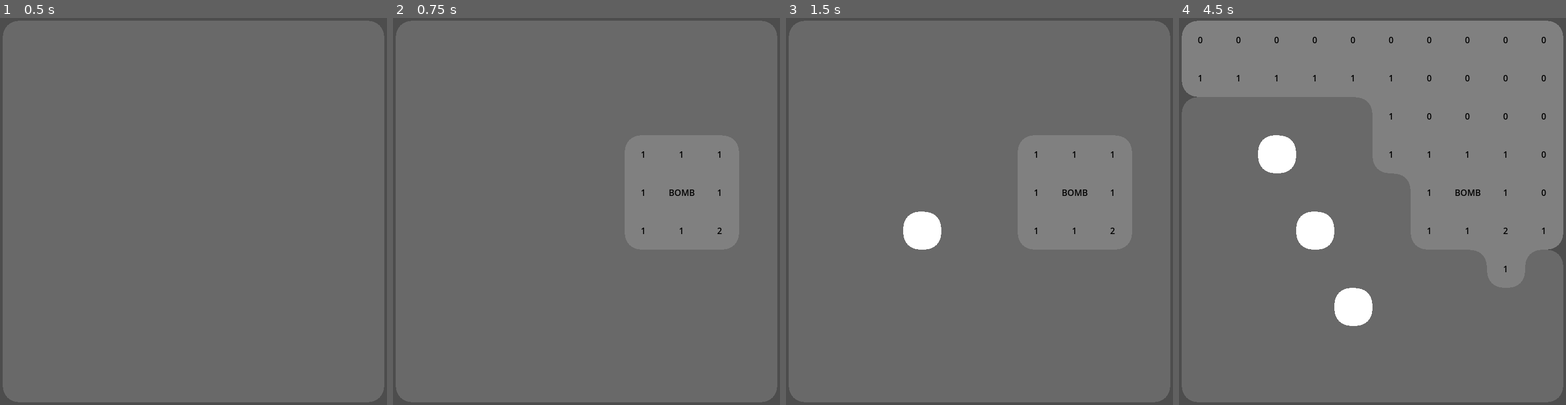
Above: before the commit, frames 1-4 (left to right).
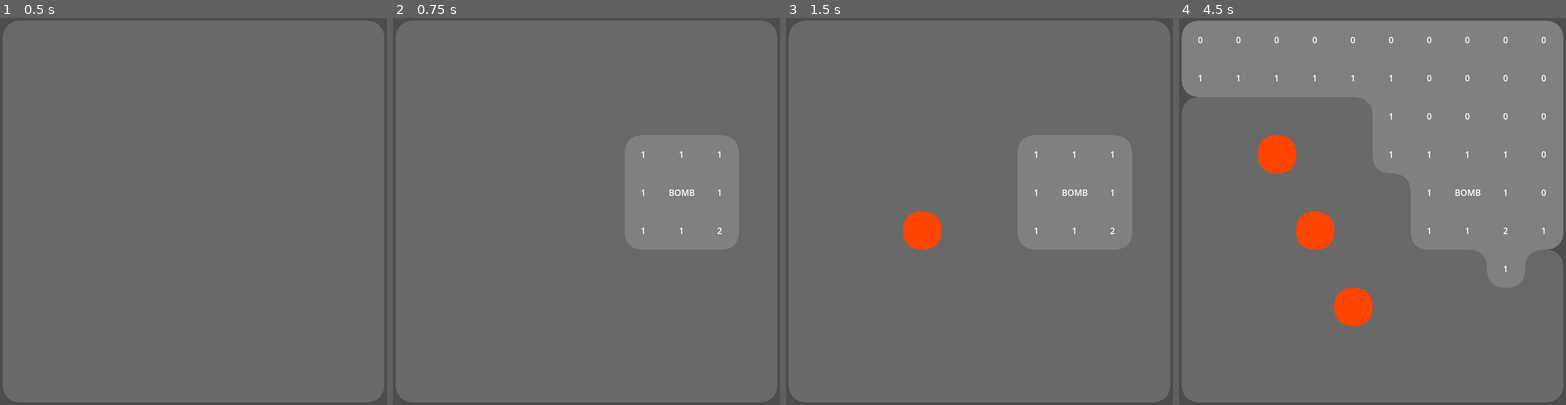
Above: after the commit, the same moments.

Repository: Dramura5088/mobile-minesweeper
Game: Godot game, scene res://minesweeper.tscn
The game is run twice, just before and just after one commit, with the same random seed, the same clock (stepped at 60 frames per second) and the same inputs.
Inputs (mouse positions are in pixels of both pictures, inside the frame that each line leads up to):
- Up to frame 1 (0.5 s): no input
- Up to frame 2 (0.75 s): tap Enter at 0.5 s; move the mouse to (671, 192) at 0.52 s; click (671, 192) at 0.6 s
- Up to frame 3 (1.5 s): tap Space at 1.25 s; move the mouse to (902, 230) at 1.27 s; right-click (902, 230) at 1.35 s
- Up to frame 4 (4.5 s): tap Enter at 2, 3.5 s; move the mouse to (1411, 126) at 2.02 s; click (1411, 126) at 2.1 s; tap Space at 2.75, 4.25 s; move the mouse to (1353, 288) at 2.77 s; right-click (1353, 288) at 2.85 s; move the mouse to (1488, 269) at 3.52 s; click (1488, 269) at 3.6 s; move the mouse to (1256, 153) at 4.27 s; right-click (1256, 153) at 4.35 s

Frame 1 is identical in both runs. In frame 2, 0.1% of the frame differs, in the area x 64-85%, y 34-56%; in frame 3, 0.9%; in frame 4, 2.9%, in the area x 4-95%, y 4-80%.

Commit message:
color changes

Diff:
--- a/gridManager.gd
+++ b/gridManager.gd
@@ -14,10 +14,10 @@
 @export var lockedGridLinesWidth:int = 10
 
 # COLORS
-@export var backgroundColor:Color 	= Color.DIM_GRAY
-@export var emptyTileColor:Color 	= Color.WEB_GRAY
-@export var gridColor:Color 		= Color.BLACK
-@export var lockedGridColor:Color 	= Color.DARK_RED
+@export var backgroundColor:Color 	= Color.WEB_GRAY
+@export var veiledTileColor:Color 	= Color.DIM_GRAY
+@export var unveiledTileColor:Color 		= Color.WEB_GRAY
+@export var lockedunveiledTileColor:Color 	= Color.ORANGE_RED
 
 # FOR UI
 var currentBombs: int = 0
@@ -48,7 +48,6 @@
 
 # MESH GEN
 var color1:Color = Color.DIM_GRAY
-var color2:Color = Color.WHITE
 var color3:Color = Color.WEB_GRAY
 
 
@@ -134,61 +133,19 @@
 		queue_redraw()
 
 func _draw():
-	#drawGrid()
 	var gridWithLabels:Dictionary = gridWithLabels()
 	var gridWithoutLabels:Dictionary = gridWithLabels(true)
 	for pos in grid:
 		if grid[pos].label != null:
 			grid[pos].generateNewMesh(gridWithLabels)
-			grid[pos].mesh.modulate = color3
+			grid[pos].mesh.modulate = unveiledTileColor
 		elif pos not in lockedGrid:
 			grid[pos].generateNewMesh(gridWithoutLabels)
-			grid[pos].mesh.modulate = color1
+			grid[pos].mesh.modulate = veiledTileColor
 		else:
 			grid[pos].generateNewMesh(lockedGrid)
-			grid[pos].mesh.modulate = color2
+			grid[pos].mesh.modulate = lockedunveiledTileColor
 	queue_redraw()
-
-func drawGrid():
-	draw_line(Vector2(0,screen_size.y/2),Vector2(screen_size.x,screen_size.y/2), backgroundColor, screen_size.y)
-
-	for gridPos in grid:
-		var worldPos: Vector2 = gridPosToWorldPos(Vector2(gridPos.x,gridPos.y))
-
-		var bottom_left  = Vector2(worldPos.x,worldPos.y)
-		var top_left	 = bottom_left + Vector2(0,screen_sizeScale.y)
-		var bottom_right = bottom_left + Vector2(screen_sizeScale.x,0)
-		var top_right	 = bottom_right + Vector2(0,screen_sizeScale.y)
-
-		var centre		 = bottom_left + screen_sizeScale/2
-
-		draw_line(bottom_left,top_left, gridColor, gridLinesWidth) # Left Line
-		draw_line(bottom_left,bottom_right,gridColor, gridLinesWidth) # Bottom Line
-
-		if gridPos.x == gridXSize -1 || gridPos.y == gridYSize -1:
-			draw_line(top_left,top_right, gridColor, gridLinesWidth) # Top Line
-			draw_line(top_right, bottom_right, gridColor, gridLinesWidth) # Right Line
-
-		if grid[gridPos].label == null:
-			var offset: Vector2 = Vector2(0,screen_sizeScale.y/2)
-			draw_line(bottom_left + offset, bottom_right + offset, emptyTileColor, offset.y*2)
-
-		draw_circle(gridPos,.5,Color.ALICE_BLUE)
-		# Debug draw bomb location.
-		if grid[gridPos].isBomb && debug:
-			draw_circle(centre,bufferSize,Color.RED)
-	for gridPos in lockedGrid:
-		var worldPos: Vector2 = gridPosToWorldPos(Vector2(gridPos.x,gridPos.y))
-
-		var bottom_left  = Vector2(worldPos.x,worldPos.y)
-		var top_left	 = bottom_left + Vector2(0,screen_sizeScale.y)
-		var bottom_right = bottom_left + Vector2(screen_sizeScale.x,0)
-		var top_right	 = bottom_right + Vector2(0,screen_sizeScale.y)
-
-		var centre		 = bottom_left + screen_sizeScale/2
-
-		draw_line(top_left, bottom_right, lockedGridColor, lockedGridLinesWidth)
-		draw_line(bottom_left, top_right, lockedGridColor, lockedGridLinesWidth)
 
 func gridWithLabels(inverse:bool = false)->Dictionary:
 	var grid_new = {}
--- a/tileLabel.tscn
+++ b/tileLabel.tscn
@@ -17,7 +17,7 @@
 [node name="Label" type="Label"]
 offset_right = 100.0
 offset_bottom = 100.0
-theme_override_colors/font_color = Color(0, 0, 0, 1)
+theme_override_colors/font_color = Color(1, 1, 1, 1)
 text = "0"
 horizontal_alignment = 1
 vertical_alignment = 1
